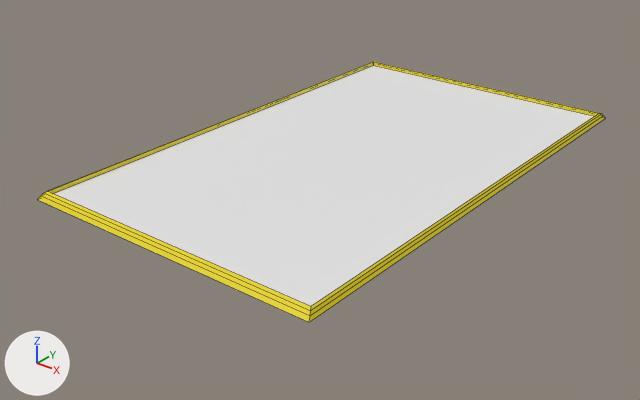
The FBX model Group 2 Project 1 - GAME 3400/Assets/Prefabs/FinalProject/Picture frame.fbx, before and after one commit.
Rendered twice from a 50 mm camera at (33.0, -44.7, 23.4) aimed at (-0.8, -2.4, -2.9). Lighting does not change. The marker at lower left points along +X, +Y and +Z. Mesh edges are drawn as thin lines. Where no turn or scale is listed for an object, it has been applied to the vertices.
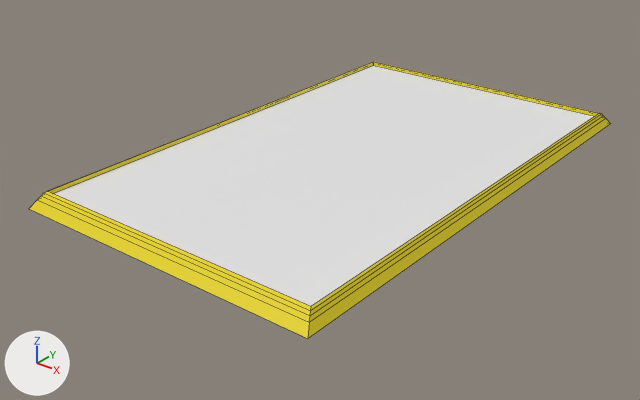
Patch to the scene script:
```diff
--- a/Group 2 Project 1 - GAME 3400/Assets/Prefabs/FinalProject/Picture frame.fbx.py
+++ b/Group 2 Project 1 - GAME 3400/Assets/Prefabs/FinalProject/Picture frame.fbx.py
@@ me_cube_001 @@
 me_cube_001.from_pydata(...)  # 20 vertices, 18 faces; spans x -10.7..10.7, y -17.5..17.5, z -0.1..0.4
 # used by ob_cube; location = (0.0, 0.0, 0.0)
 # verts and faces of me_cube_001; kept vertices keep their numbers, new ones are numbered from 20
 # before: 0 (-10.7, -17.5, -0.1) at pixel (37, 199), 2 (-10.7, 17.5, -0.1), 4 (10.7, -17.5, -0.1) at pixel (309, 322), 6 (10.7, 17.5, -0.1) at pixel (605, 118)
+# me_cube_001 part 1
+delete_faces([(0, 2, 6, 4)])
+verts[20] = (-11.0, 18.0, -0.6)
+verts[21] = (-11.0, -18.0, -0.6)  # pixel (28, 208)
+verts[22] = (11.0, 18.0, -0.6)  # pixel (610, 123)
+verts[23] = (11.0, -18.0, -0.6)  # pixel (307, 338)
+faces += [(4, 23, 22, 6), (20, 22, 23, 21), (0, 21, 23, 4), (2, 6, 22, 20), (0, 2, 20, 21)]  # mat_frame_material (yellow #e7d300)
 me_cube_001.materials.append(mat_frame_material)
```

Boxes [x1, y1, x2, y2] around the edits, measured in the pictures (640 x 400 px):
'Cube', reshaped (7% taller)
    before: [38, 62, 605, 322]
    after: [29, 62, 611, 339]
part 1 of me_cube_001, built on (yellow)
    after: [29, 118, 611, 339]
